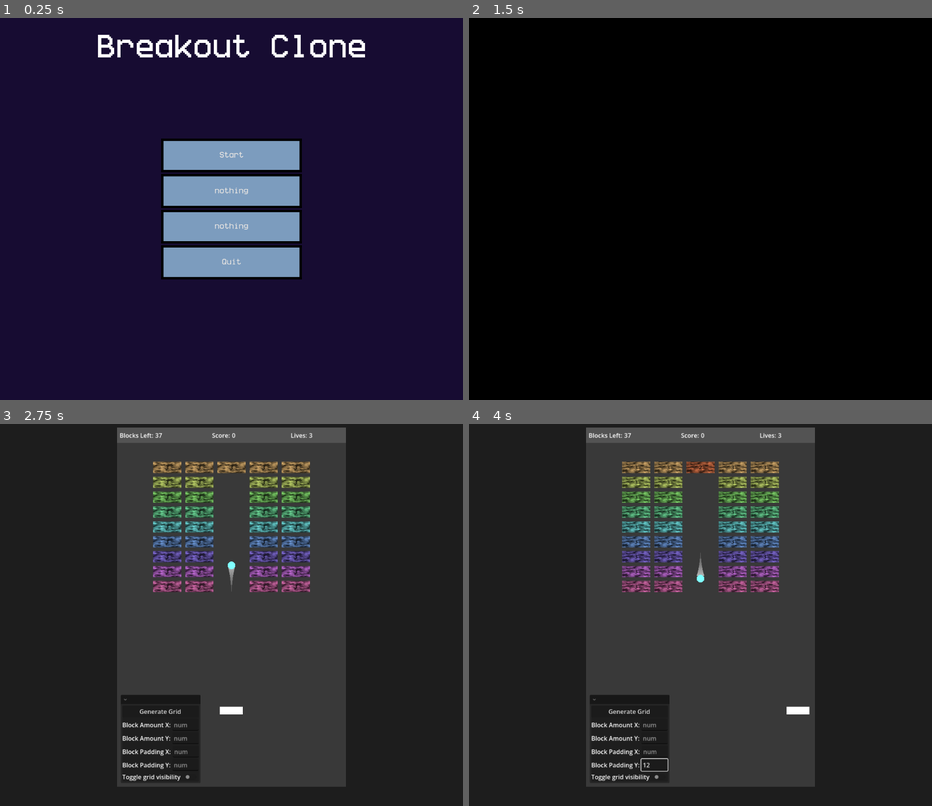
Above: before the commit, frames 1-4 (two rows, left to right).
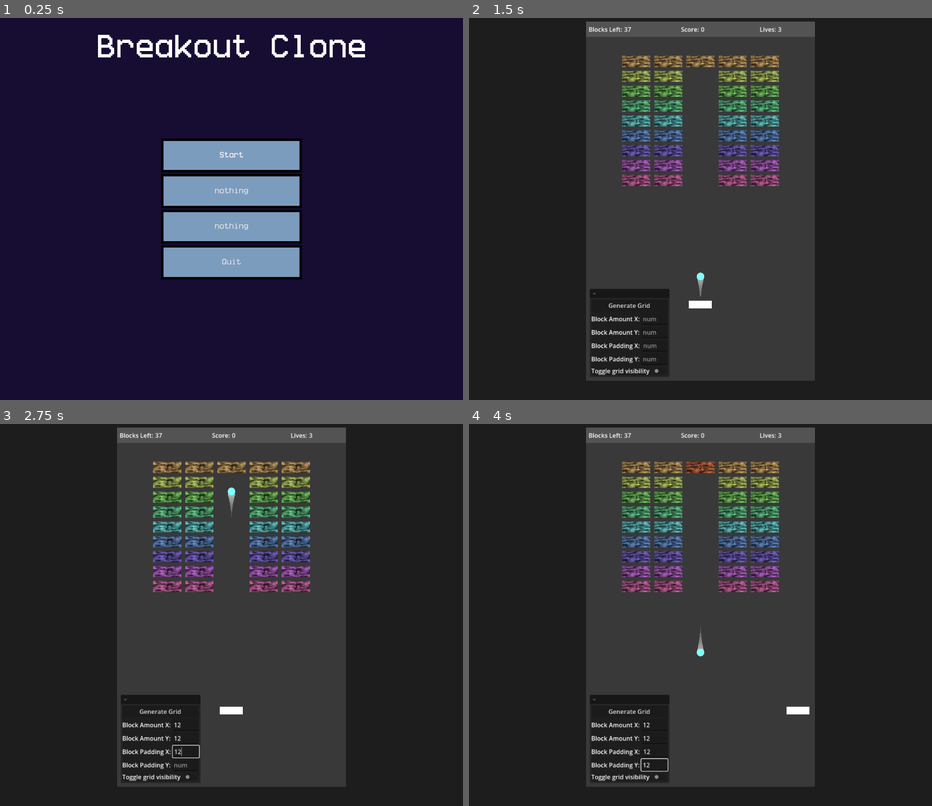
Above: after the commit, the same moments.

Repository: ProudFridge/Breakout
Game: Godot game, scene res://scenes/main_menu/main_menu.tscn
Same seed, same stepped clock (60 frames per second), same inputs: the game is played once before the commit and once after it. Sound files missing from this copy of the repository are replaced by a short silence.
Inputs (mouse positions are in pixels of both pictures, inside the frame that each line leads up to):
- Up to frame 1 (0.25 s): no input
- Up to frame 2 (1.5 s): click "Start" at 0.5 s; click (700, 155) at 1.25 s, where only the run before the commit has a clickable "Start"
- Up to frame 3 (2.75 s): click (185, 725) at 2.02 s; type "12" at 2.1 s; click (185, 737) at 2.25 s; type "12" at 2.33 s; click (185, 752) at 2.48 s; type "12" at 2.57 s
- Up to frame 4 (4 s): click (654, 763) at 2.77 s; type "12" at 2.85 s; tap Enter at 3.5 s; move the mouse to (802, 595) at 3.52 s; hold D (move_right) from 3.53 s (still down); tap Shift (dash) at 3.6 s; click (802, 595) at 3.67 s

The runs differ from the first frame. In frame 2, 100% of the frame differs, in the area x 0-100%, y 0-100%; in frame 3, 0.3%; in frame 4, 0.2%.

Commit message:
Manually set focus neighbors

Diff:
--- a/scenes/main_menu/grid_container.gd
+++ b/scenes/main_menu/grid_container.gd
@@ -5,7 +5,14 @@
 
 # Called when the node enters the scene tree for the first time.
 func _ready() -> void:
-	for button: Button in self.get_children():
+	var children: Array[Node] = get_children()
+	var i: int = 0
+
+	(children[0] as Control).grab_focus.call_deferred()
+	print(children[0].get_path())
+
+	for button: Button in children:
+		# Set animations
 		var tween: Tween
 
 		button.offset_transform_enabled = true
--- a/scenes/main_menu/main_menu.tscn
+++ b/scenes/main_menu/main_menu.tscn
@@ -70,6 +70,10 @@
 layout_mode = 2
 size_flags_horizontal = 3
 size_flags_vertical = 3
+focus_neighbor_top = NodePath("../QuitButton")
+focus_neighbor_bottom = NodePath("../Button2")
+focus_next = NodePath("../Button2")
+focus_previous = NodePath("../QuitButton")
 text = "Start"
 script = ExtResource("5_wem23")
 
@@ -78,17 +82,29 @@
 size_flags_horizontal = 3
 size_flags_vertical = 3
 offset_transform_enabled = true
+focus_neighbor_top = NodePath("../StartButton")
+focus_neighbor_bottom = NodePath("../Button3")
+focus_next = NodePath("../Button3")
+focus_previous = NodePath("../StartButton")
 text = "nothing"
 
 [node name="Button3" type="Button" parent="MarginContainer2/VBoxContainer" unique_id=702029597]
 layout_mode = 2
 size_flags_horizontal = 3
 size_flags_vertical = 3
+focus_neighbor_top = NodePath("../Button2")
+focus_neighbor_bottom = NodePath("../QuitButton")
+focus_next = NodePath("../QuitButton")
+focus_previous = NodePath("../Button2")
 text = "nothing"
 
 [node name="QuitButton" type="Button" parent="MarginContainer2/VBoxContainer" unique_id=1687944003]
 layout_mode = 2
 size_flags_horizontal = 3
 size_flags_vertical = 3
+focus_neighbor_top = NodePath("../Button3")
+focus_neighbor_bottom = NodePath("../StartButton")
+focus_next = NodePath("../StartButton")
+focus_previous = NodePath("../Button3")
 text = "Quit"
 script = ExtResource("2_0ebjn")
--- a/scenes/singletons/SwitcherSingleton/switcher_singleton.gd
+++ b/scenes/singletons/SwitcherSingleton/switcher_singleton.gd
@@ -21,7 +21,7 @@
 		# Adds the transitionRect into a canvasLayer so it stays idnependant of the camera's position
 		# TODO: group this into a function, it's messy
 		var canvasLayer: CanvasLayer = CanvasLayer.new()
-		var transitionRect: TransitionRect = TransitionRect.new(1)
+		var transitionRect: TransitionRect = TransitionRect.new(0.5)
 		canvasLayer.add_child(transitionRect)
 
 		transitionRect.set_shader(TransitionRect.TRANSITION_SHADER.get("HORIZONTAL"))
